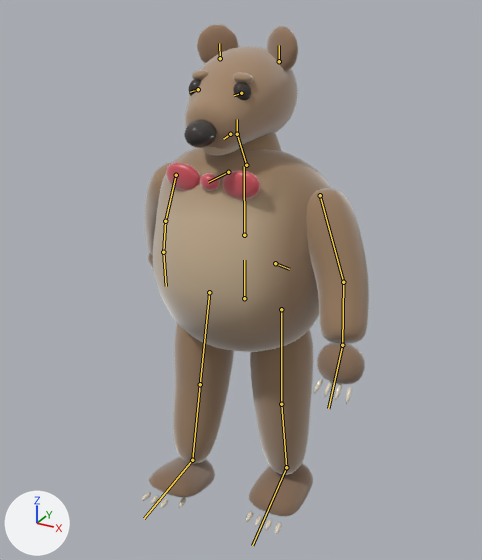
Before and after pictures for a commit that changed the glTF model assets/models/joshua.glb.
The view is the same before and after, from a 50 mm lens placed at (1.157, -2.135, 2.095), pointed at (-0.02, 0.006, 1.025). The axes (+X, +Y, +Z) are drawn at lower left. The lights are the same throughout. The picture after the commit comes second. Both versions are drawn at frame 5 of the action 'attack'; the numbers are the values there. The bones that change, and the others that lie on the model, are drawn over the model as lines.

Names of what the first picture shows: 'Joshua'.
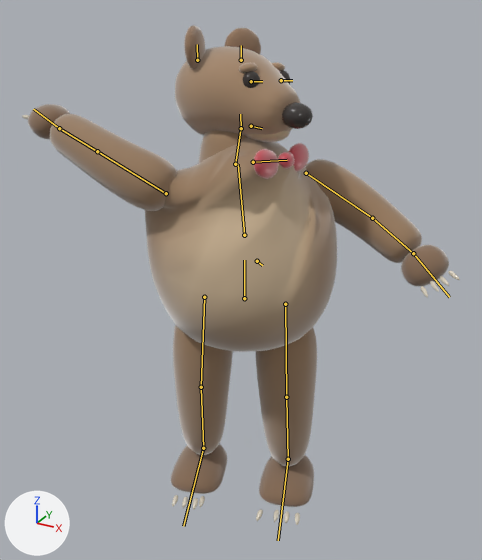
The change, as JSON lines over the scene's bpy script:
```json
{"block": "bone_hips", "where": "bone_hips = bpy.data.objects['JoshuaRig'].pose.bones['hips']  # child of 'root'"}
{"op": "set", "path": "bone_hips.rotation_quaternion", "old": "(1.0, 0.0, 0.0, 0.0)", "new": "(0.989, 0.0, 0.149, 0.0)", "note": "degrees (0, 0, 0) -> degrees (0, 17, 0)"}
{"block": "bone_spine", "where": "bone_spine = bpy.data.objects['JoshuaRig'].pose.bones['spine']  # child of 'hips'"}
{"op": "set", "path": "bone_spine.rotation_quaternion", "old": "(1.0, 0.012, 0.012, 0.0)", "new": "(0.935, -0.094, 0.341, 0.034)", "note": "degrees (1, 1, 0) -> degrees (-11, 40, 0)"}
{"block": "bone_head", "where": "bone_head = bpy.data.objects['JoshuaRig'].pose.bones['head']  # child of 'neck'"}
{"op": "set", "path": "bone_head.rotation_quaternion", "old": "(1.0, 0.0, 0.0, 0.0)", "new": "(0.983, 0.049, 0.174, -0.009)", "note": "degrees (0, 0, 0) -> degrees (6, 20, 0)"}
{"block": "bone_bowtie", "where": "bone_bowtie = bpy.data.objects['JoshuaRig'].pose.bones['bowtie']  # child of 'neck'"}
{"op": "set", "path": "bone_bowtie.rotation_quaternion", "old": "(1.0, 0.0, 0.0, 0.0)", "new": "(0.969, 0.0, 0.0, 0.247)", "note": "degrees (0, 0, 0) -> degrees (0, 0, 29)"}
{"block": "bone_upper_arm_l", "where": "bone_upper_arm_l = bpy.data.objects['JoshuaRig'].pose.bones['upper_arm.L']  # child of 'spine'"}
{"op": "set", "path": "bone_upper_arm_l.rotation_quaternion", "old": "(0.977, -0.173, 0.022, -0.123)", "new": "(0.913, -0.282, 0.087, -0.282)", "note": "degrees (-20, 0, -14) -> degrees (-34, 0, -34)"}
{"block": "bone_upper_arm_r", "where": "bone_upper_arm_r = bpy.data.objects['JoshuaRig'].pose.bones['upper_arm.R']  # child of 'spine'"}
{"op": "set", "path": "bone_upper_arm_r.rotation_quaternion", "old": "(0.984, 0.174, -0.004, -0.025)", "new": "(0.474, 0.738, -0.403, -0.259)", "note": "degrees (20, 0, -3) -> degrees (115, 0, -57)"}
{"block": "bone_forearm_r", "where": "bone_forearm_r = bpy.data.objects['JoshuaRig'].pose.bones['forearm.R']  # child of 'upper_arm.R'"}
{"op": "set", "path": "bone_forearm_r.rotation_quaternion", "old": "(0.994, 0.111, 0.0, 0.0)", "new": "(0.999, 0.05, 0.0, 0.0)", "note": "degrees (13, 0, 0) -> degrees (6, 0, 0)"}
{"block": "bone_thigh_r", "where": "bone_thigh_r = bpy.data.objects['JoshuaRig'].pose.bones['thigh.R']  # child of 'hips'"}
{"op": "set", "path": "bone_thigh_r.rotation_quaternion", "old": "(0.999, -0.05, 0.0, 0.0)", "new": "(1.0, 0.0, 0.0, 0.0)", "note": "degrees (-6, 0, 0) -> degrees (0, 0, 0)"}
{"block": "bone_shin_r", "where": "bone_shin_r = bpy.data.objects['JoshuaRig'].pose.bones['shin.R']  # child of 'thigh.R'"}
{"op": "set", "path": "bone_shin_r.rotation_quaternion", "old": "(0.993, -0.119, 0.0, 0.0)", "new": "(1.0, 0.0, 0.0, 0.0)", "note": "degrees (-14, 0, 0) -> degrees (0, 0, 0)"}
```

Where the change shows, as pixel boxes [x1, y1, x2, y2] in the pictures (482 x 560 px):
```json
{"object": "Joshua", "change": "posed", "before": [141, 24, 369, 534], "after": [22, 25, 460, 525], "on screen": "92% wider"}
{"bone": "spine", "before": "(244, 235) to (244, 166)", "after": "(244, 235) to (238, 164)"}
{"bone": "head", "before": "(237, 134) to (237, 119)", "after": "(241, 128) to (240, 114)"}
{"bone": "bowtie", "before": "(228, 172) to (208, 182)", "after": "(253, 162) to (287, 160)"}
{"bone": "upper_arm.L", "before": "(320, 195) to (343, 282)", "after": "(306, 173) to (372, 218)"}
{"bone": "upper_arm.R", "before": "(176, 175) to (165, 221)", "after": "(166, 193) to (97, 151)"}
{"bone": "forearm.R", "before": "(165, 221) to (163, 252)", "after": "(97, 151) to (59, 128)"}
{"bone": "thigh.R", "before": "(209, 292) to (200, 384)", "after": "(204, 297) to (201, 387)"}
{"bone": "shin.R", "before": "(200, 384) to (192, 460)", "after": "(201, 387) to (203, 448)"}
```
